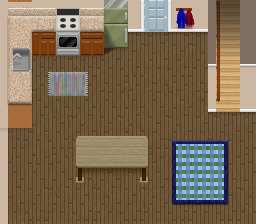
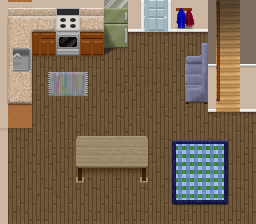
Layer changes from the first 256 x 224 image to the second:
added group "sofa" with 8 layers above "table" over [185, 43, 208, 104]
added layer "shading" (1st of 3, in "sofa") in group "sofa" over [185, 44, 208, 103]
added layer "shape" in group "sofa" over [185, 75, 208, 104]
added layer "Layer 25" in group "sofa" over [201, 43, 208, 89]
added layer "Layer 24 copy" in group "sofa" over [185, 85, 202, 96]
added layer "Layer 24 copy 2" in group "sofa" over [185, 74, 202, 85]
added layer "Layer 24" in group "sofa" over [185, 64, 202, 75]
added layer "shape copy" in group "sofa" over [185, 43, 208, 72]
added layer "shadow" (2nd of 2, in "sofa") in group "sofa" over [185, 96, 208, 104]
"shading" (3rd of 3, in "stairs"): blend normal → multiply, painted on it over [216, 0, 240, 112]
